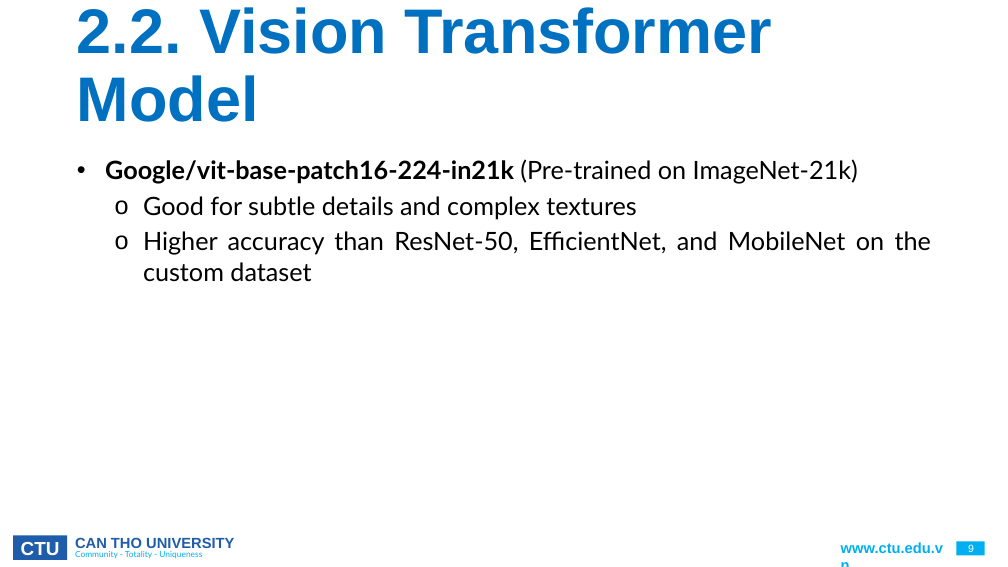
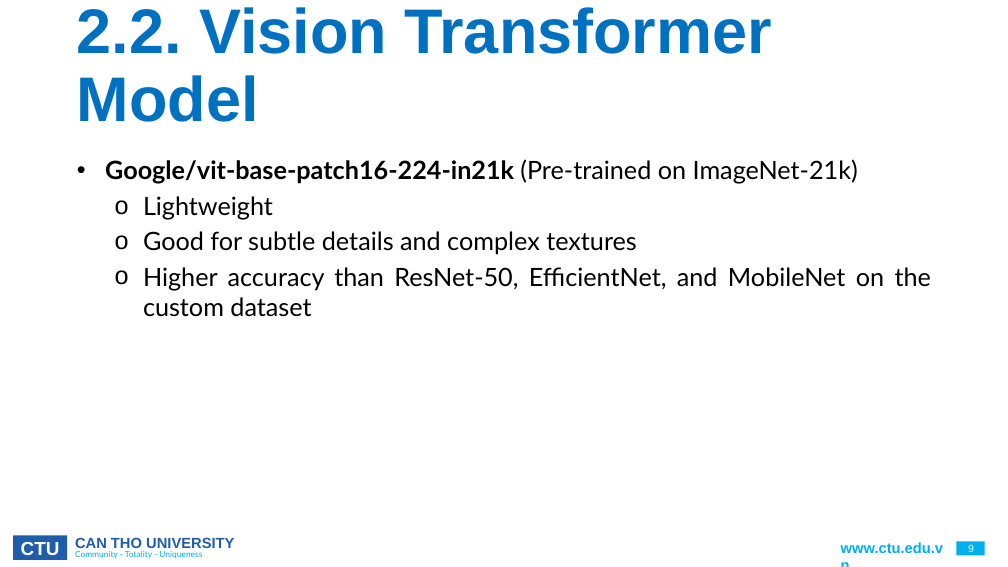
Before and after one commit to CommonHouseCat/fungiscan-mushroom-identifier, a slide deck: slide 9 of Báo cáo/GraduationThesis.pptx. Drawn at 1008x567 pixels with LibreOffice and Linux fonts; fonts in the diff are those of the drawing; background and template pictures are left out. Boxes give left, top, right and bottom in pixels: in the first picture for what was removed or moved away, otherwise in the second. Text is boxed around its words. In the diff, an @@ line names an element or a change of style, - is before the commit and + after.

```diff
--- a/Báo cáo/GraduationThesis.pptx
+++ b/Báo cáo/GraduationThesis.pptx
@@ text at [143, 196, 273, 220]: paragraph added @@
+  o Lightweight
```
Also in this commit, not shown: 9 other slides changed, 2 slides removed.
